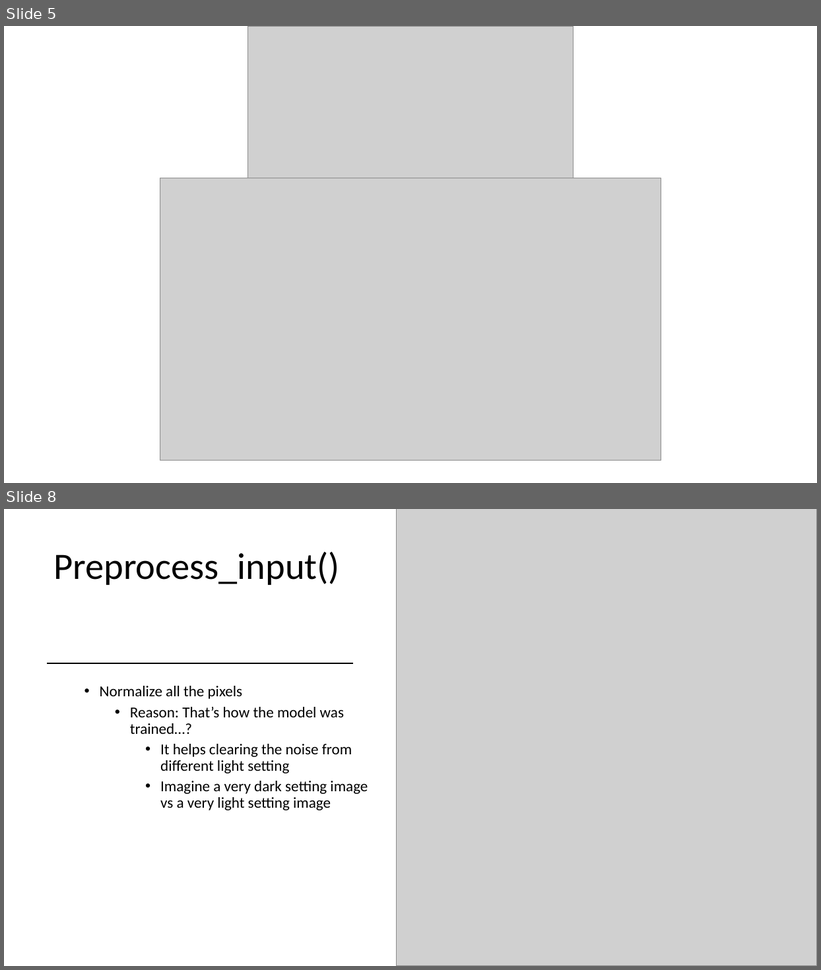
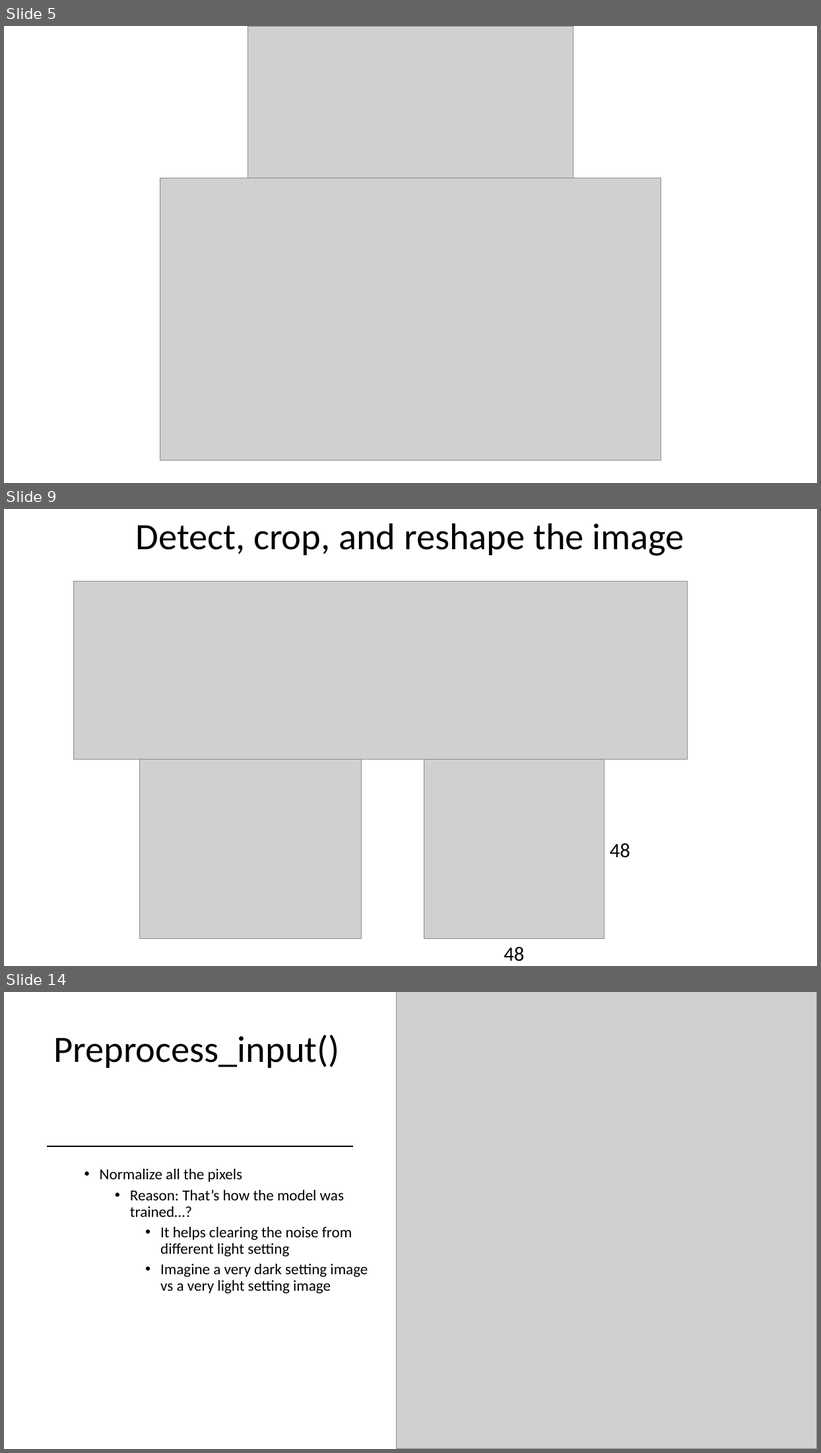
Before and after one commit to Donthave1/goodgamegang, a slide deck: GGG PPT.pptx. Shown one above the other, each under a label of ours: slides 5 and 8 before the commit, slides 5, 9 and 14 after it; the slides between them are not shown. The pictures are 821x970 and 821x1453 pixels, drawn with LibreOffice and Linux fonts; fonts in the diff are those of the drawing; grey boxes stand for pictures. Boxes give left, top, right and bottom in pixels: in the first picture for what was removed or moved away, otherwise in the second. Text is boxed around its words. In the diff, an @@ line names an element or a change of style, - is before the commit and + after.

```diff
--- a/GGG PPT.pptx
+++ b/GGG PPT.pptx
@@ slide 9 added at [4,509,817,966], background #FFFFFF @@
@@ title added at [136,523,684,556], 44 pt, text #000000 @@
+Detect, crop, and reshape the image
@@ picture added at [74,582,688,760] @@
@@ picture added at [139,760,362,940] @@
@@ picture added at [424,760,604,940] @@
@@ text added at [610,844,630,858], 24 pt, text #000000 @@
+48
@@ text added at [504,947,524,962], 24 pt, text #000000 @@
+48
@@ what was slide 8 is now slide 14 @@
```
Also in this commit, not shown: 7 other slides added, 2 slides removed.
